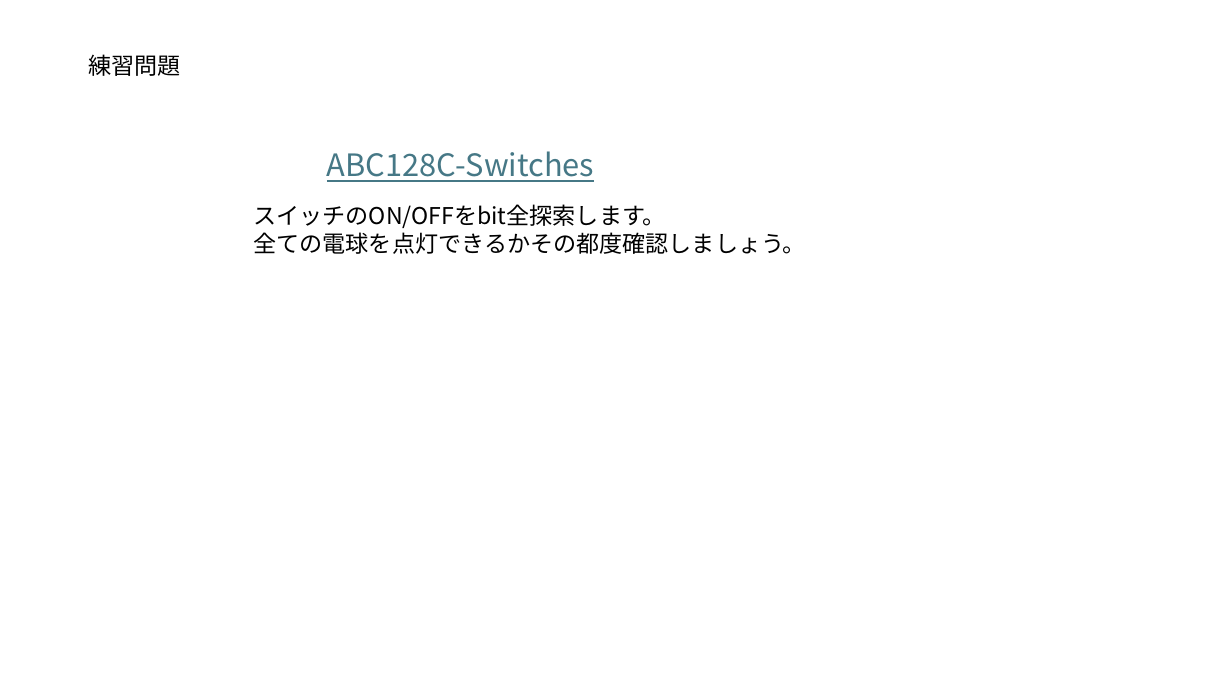
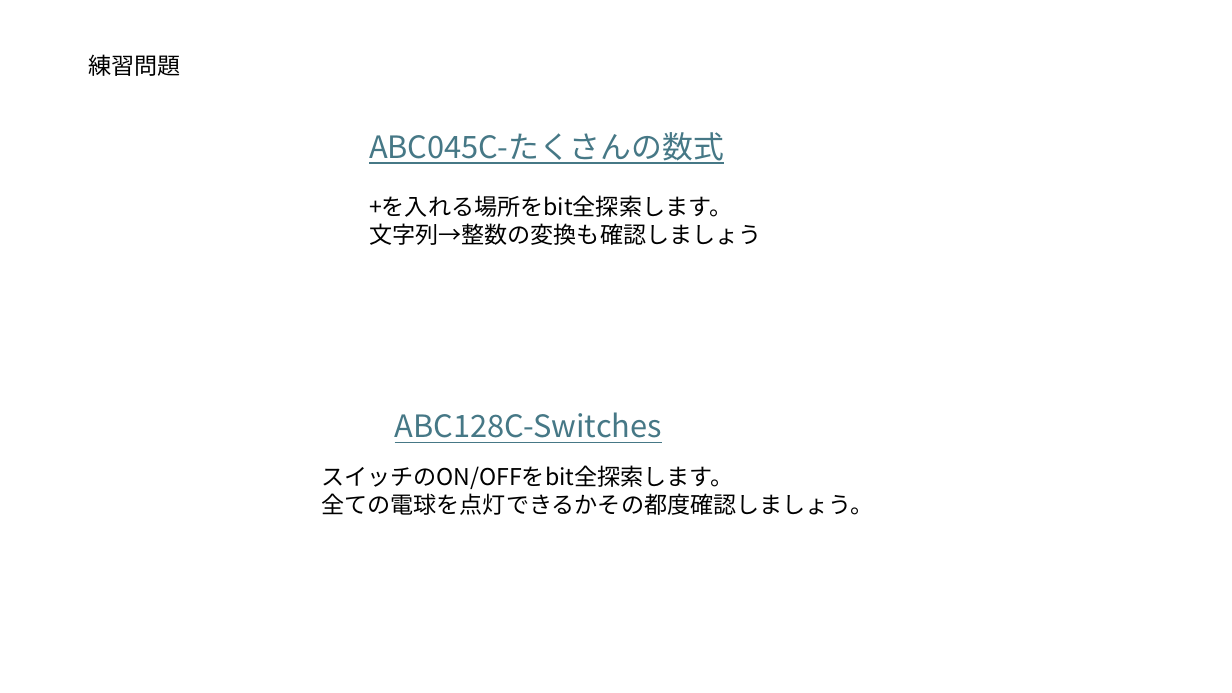
Before and after one commit to triC-tmu/workshop_2024, a slide deck: slide 12 of 20240331_bit全探索_bitDP/bit全探索_bitDP.pptx. Drawn at 1232x693 pixels with LibreOffice and Linux fonts; fonts in the diff are those of the drawing. Boxes give left, top, right and bottom in pixels: in the first picture for what was removed or moved away, otherwise in the second. Text is boxed around its words. In the diff, an @@ line names an element or a change of style, - is before the commit and + after.

```diff
--- a/20240331_bit全探索_bitDP/bit全探索_bitDP.pptx
+++ b/20240331_bit全探索_bitDP/bit全探索_bitDP.pptx
@@ text added at box(369, 132, 724, 164), 24 pt, text #467886, underline @@
+ABC045C-たくさんの数式
@@ text added at box(369, 195, 762, 245), 18 pt, text #000000 @@
++を入れる場所をbit全探索します。
+文字列→整数の変換も確認しましょう
@@ text "ABC128C-Switches": place and size @@
-text "ABC128C-Switches" at box(327, 151, 594, 182)
+text "ABC128C-Switches" at box(395, 412, 662, 443)
@@ text "スイッチのON/OFFをbit全探索します。": place and size @@
-text "スイッチのON/OFFをbit全探索します。" at box(253, 204, 806, 254)
+text "スイッチのON/OFFをbit全探索します。" at box(321, 465, 874, 515)
```
Also in this commit, not shown: 2 slides added, 1 slide removed, 1 other file.
